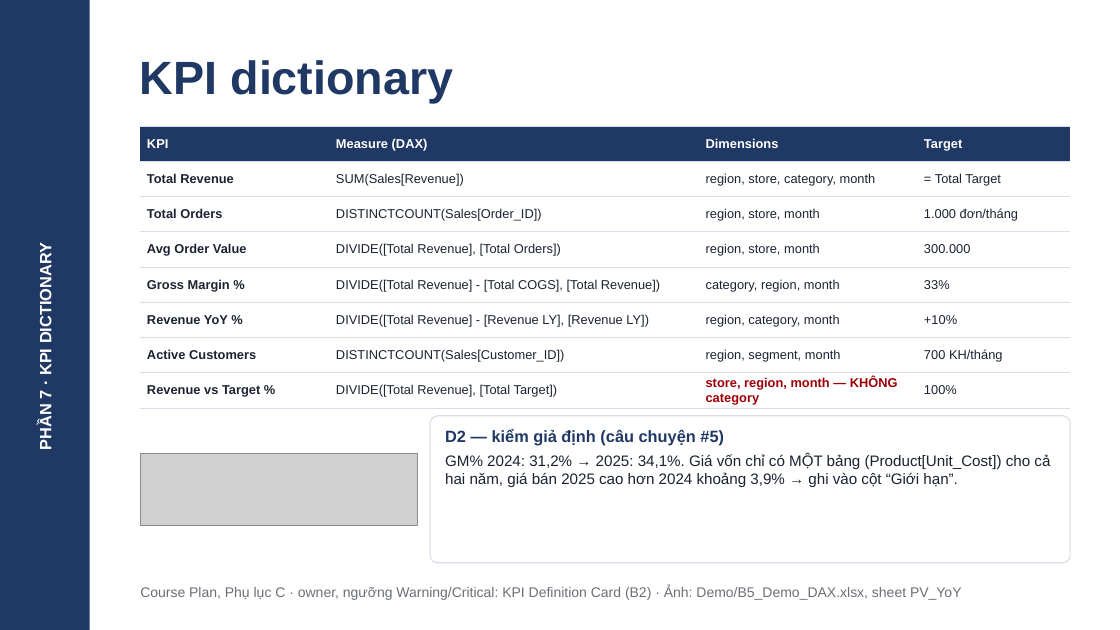
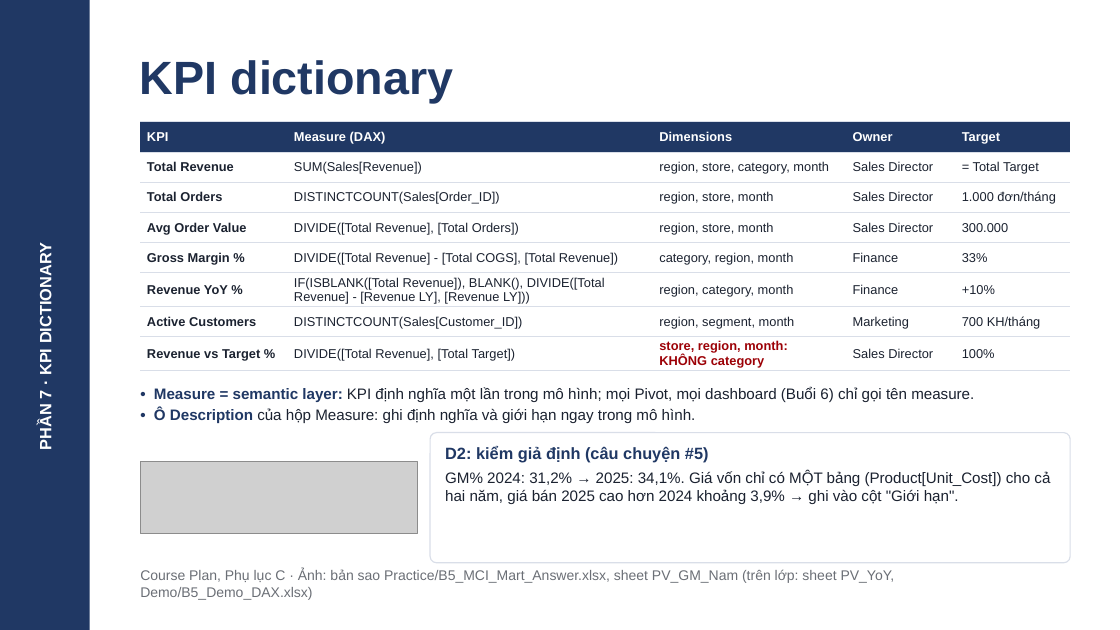
Before and after one commit to lenhan555/mci-excel, a slide deck: slide 30 of 1_Sessions/B5_Data_Model_DAX/Slide_B5.pptx. Drawn at 1120x630 pixels with LibreOffice and Linux fonts; fonts in the diff are those of the drawing; grey boxes stand for pictures. Boxes give left, top, right and bottom in pixels: in the first picture for what was removed or moved away, otherwise in the second. Text is boxed around its words. In the diff, an @@ line names an element or a change of style, - is before the commit and + after.

```diff
--- a/1_Sessions/B5_Data_Model_DAX/Slide_B5.pptx
+++ b/1_Sessions/B5_Data_Model_DAX/Slide_B5.pptx
@@ table at <box>140,122,1070,375</box> @@
-column 2: Measure (DAX) | SUM(Sales[Revenue]) | DISTINCTCOUNT(Sales[Order_ID]) | DIVIDE([Total Revenue], [Total Orders]) | DIVIDE([Total Revenue] - [Total COGS], [Total Revenue]) | DIVIDE([Total Revenue] - [Revenue LY], [Revenue LY]) | DISTINCTCOUNT(Sales[Customer_ID]) | DIVIDE([Total Revenue], [Total Target])
-column 3: Dimensions | region, store, category, month | region, store, month | region, store, month | category, region, month | region, category, month | region, segment, month | store, region, month — KHÔNG category
+column 2: Measure (DAX) | SUM(Sales[Revenue]) | DISTINCTCOUNT(Sales[Order_ID]) | DIVIDE([Total Revenue], [Total Orders]) | DIVIDE([Total Revenue] - [Total COGS], [Total Revenue]) | IF(ISBLANK([Total Revenue]), BLANK(), DIVIDE([Total Revenue] - [Revenue LY], [Revenue LY])) | DISTINCTCOUNT(Sales[Customer_ID]) | DIVIDE([Total Revenue], [Total Target])
+column 3: Dimensions | region, store, category, month | region, store, month | region, store, month | category, region, month | region, category, month | region, segment, month | store, region, month: KHÔNG category
+column 4: Owner | Sales Director | Sales Director | Sales Director | Finance | Finance | Marketing | Sales Director
@@ table: place and size @@
-table at <box>140,126,1070,408</box>
+table at <box>140,122,1070,375</box>
@@ text added at <box>154,387,974,423</box>, 13 pt, text #1B2230 @@
+• Measure = semantic layer: KPI định nghĩa một lần trong mô hình; mọi Pivot, mọi dashboard (Buổi 6) chỉ gọi tên measure.
+• Ô Description của hộp Measure: ghi định nghĩa và giới hạn ngay trong mô hình.
@@ rounded rectangle: place and size @@
-rounded rectangle at <box>430,416,1070,563</box>
+rounded rectangle at <box>430,433,1070,563</box>
@@ text at <box>445,446,1050,504</box>: text changed @@
-D2 — kiểm giả định (câu chuyện #5)
-GM% 2024: 31,2% → 2025: 34,1%. Giá vốn chỉ có MỘT bảng (Product[Unit_Cost]) cho cả hai năm, giá bán 2025 cao hơn 2024 khoảng 3,9% → ghi vào cột “Giới hạn”.
+D2: kiểm giả định (câu chuyện #5)
+GM% 2024: 31,2% → 2025: 34,1%. Giá vốn chỉ có MỘT bảng (Product[Unit_Cost]) cho cả hai năm, giá bán 2025 cao hơn 2024 khoảng 3,9% → ghi vào cột "Giới hạn".
@@ picture: place and size @@
-picture at <box>140,454,418,526</box>
+picture at <box>140,462,418,534</box>
@@ text at <box>140,569,895,600</box>: text changed @@
-Course Plan, Phụ lục C · owner, ngưỡng Warning/Critical: KPI Definition Card (B2) · Ảnh: Demo/B5_Demo_DAX.xlsx, sheet PV_YoY
+Course Plan, Phụ lục C · Ảnh: bản sao Practice/B5_MCI_Mart_Answer.xlsx, sheet PV_GM_Nam (trên lớp: sheet PV_YoY, Demo/B5_Demo_DAX.xlsx)
```
Also in this commit, not shown: 26 other slides changed, 19 other files.
